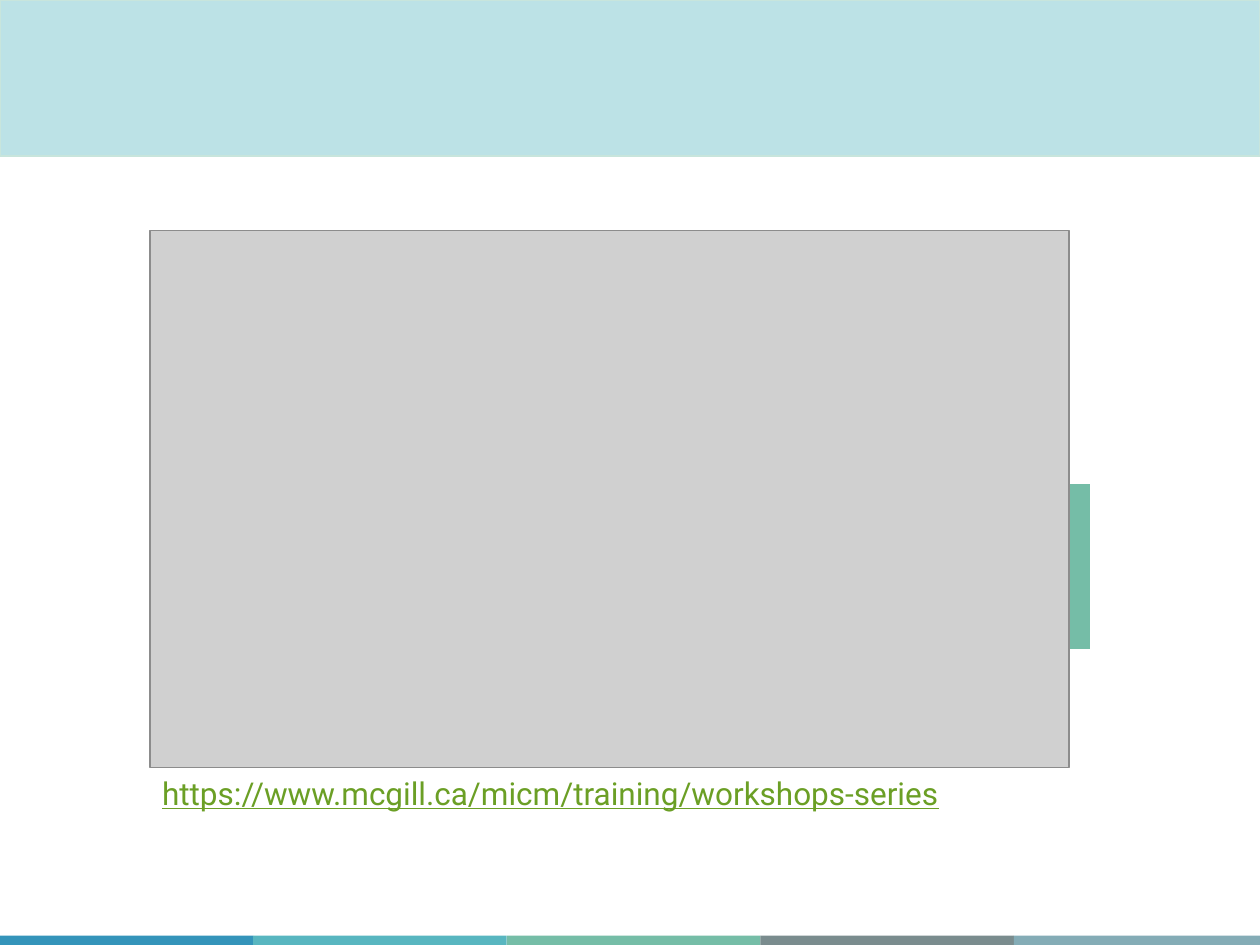
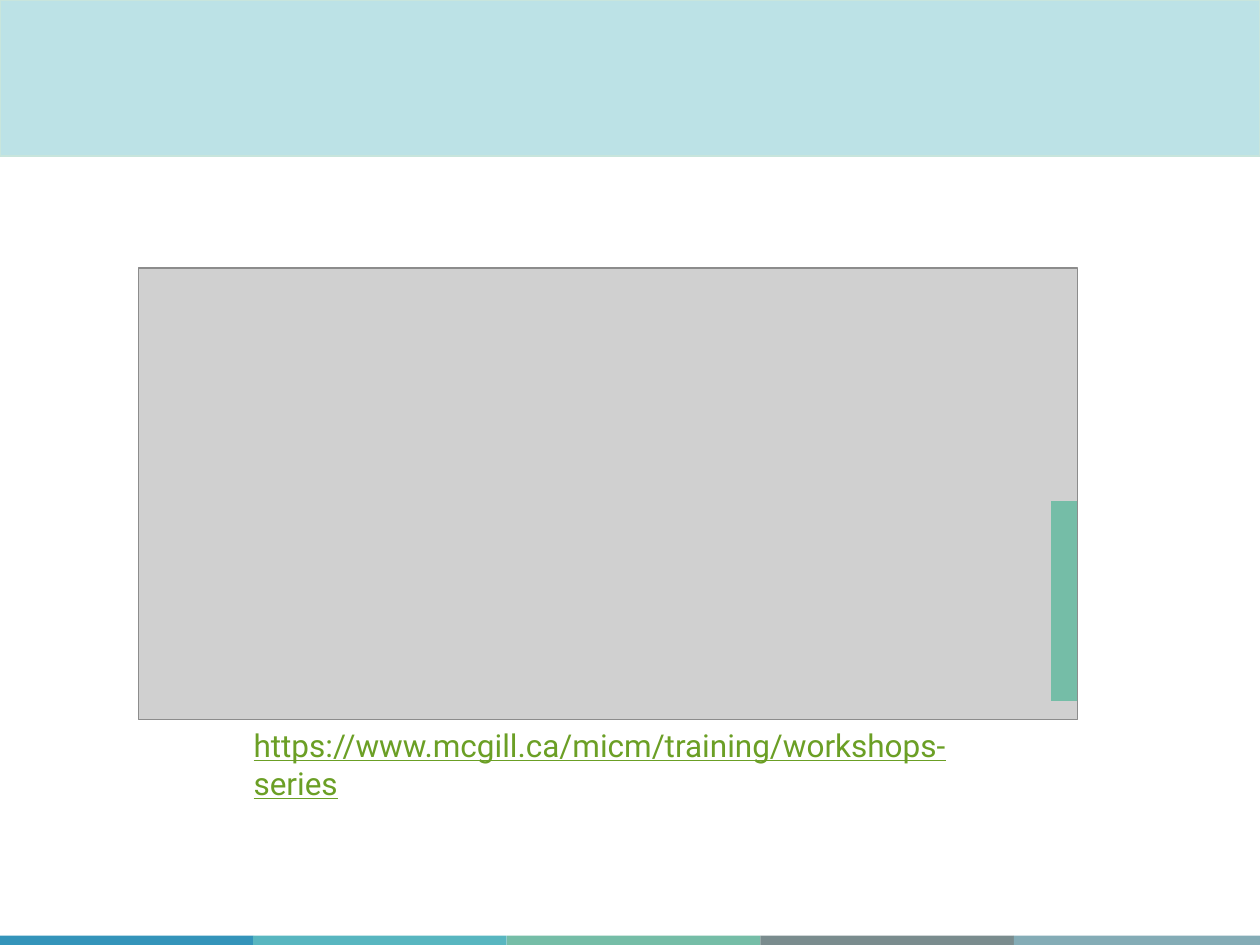
Before and after one commit to MJousse/IntroRacademic, a slide deck: slide 4 of slides/MiCM_IntroToR.pptx. Drawn at 1260x945 pixels with LibreOffice and Linux fonts; fonts in the diff are those of the drawing; grey boxes stand for pictures; background and template pictures are left out. Boxes give left, top, right and bottom in pixels: in the first picture for what was removed or moved away, otherwise in the second. Text is boxed around its words. In the diff, an @@ line names an element or a change of style, - is before the commit and + after.

```diff
--- a/slides/MiCM_IntroToR.pptx
+++ b/slides/MiCM_IntroToR.pptx
@@ picture: place and size @@
-picture at (150,231,1068,767)
+picture at (139,268,1077,719)
@@ rectangle: place and size @@
-rectangle at (1065,485,1089,648)
+rectangle at (1052,503,1076,701)
@@ text "https://www.mcgill.ca/micm/training/workshops-series" rewrapped from (162,781,938,812) to (254,733,946,799) @@
```
Also in this commit, not shown: 5 other slides changed, 37 other files.
